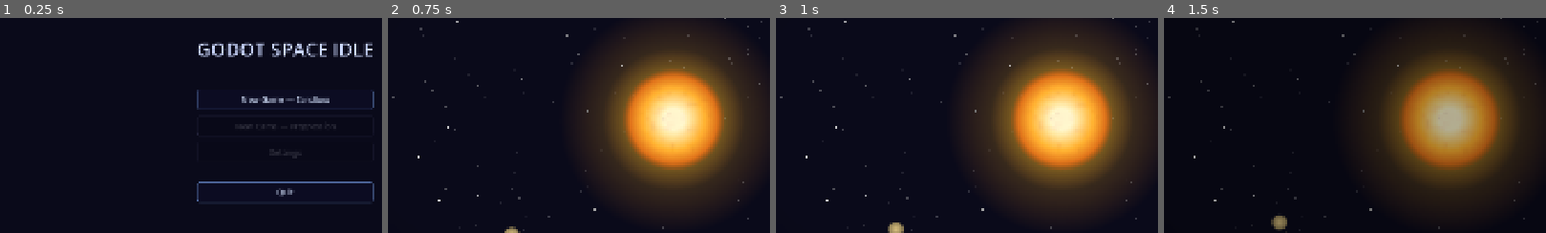
Above: before the commit, frames 1-4 (left to right).
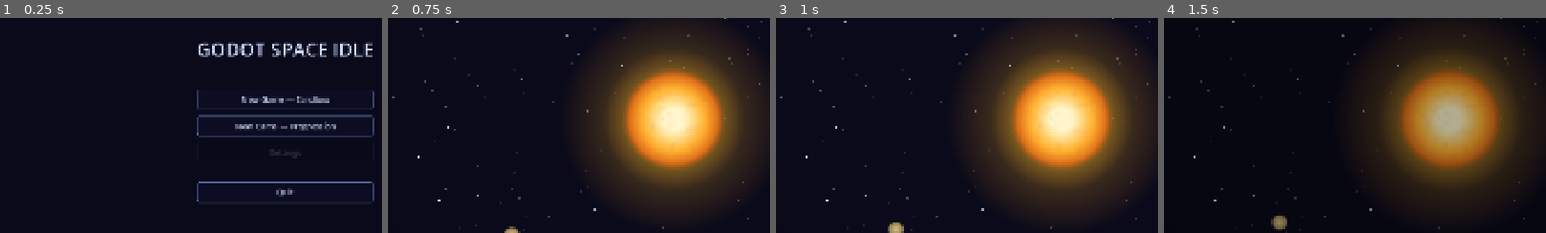
Above: after the commit, the same moments.

Repository: avantgardian/godot-space-idle
Game: Godot game, scene res://scenes/main_menu.tscn
Same seed, same stepped clock (60 frames per second), same inputs: the game is played once before the commit and once after it.
Inputs:
- Up to frame 1 (0.25 s): no input
- Up to frame 2 (0.75 s): click "New Game — Sandbox" at 0.5 s
- Up to frame 3 (1 s): no input
- Up to frame 4 (1.5 s): click "Pause" at 1.25 s
The pictures show only the part of the screen within x 13-63%, y 26-76%; the shares and areas given below are measured in that part.

The runs differ from the first frame. In frame 1, 1.7% of the frame differs, in the area x 51-98%, y 44-56%; in frame 2, nothing differs; in frame 3, nothing differs; in frame 4, nothing differs.

Commit message:
Add progression game mode — sun-only start (#68)
- New scripts/progression.gd: stripped-down controller with sun click,
  camera pan/zoom, star field parallax, mass label — no planets
- New scenes/progression.tscn: minimal scene with Sun, Camera2D,
  StarField, ImpactFX, UI (mass label, event log, pause button)
- Reuses sun.gd, camera_controller.gd, star_field.gd, event_log.gd,
  impact_fx.gd, pause_button.gd — zero code duplication
- Enable 'New Game - Progression' button in main menu

Diff:
--- a/scenes/main_menu.tscn
+++ b/scenes/main_menu.tscn
@@ -38,7 +38,6 @@
 
 [node name="ProgressionBtn" type="Button" parent="CenterContainer/MenuContainer"]
 text = "New Game — Progression"
-disabled = true
 
 [node name="SettingsBtn" type="Button" parent="CenterContainer/MenuContainer"]
 text = "Settings"
--- /dev/null
+++ b/scenes/progression.tscn
@@ -0,0 +1,39 @@
+[gd_scene format=3]
+
+[ext_resource type="Script" path="res://scripts/progression.gd" id="1"]
+[ext_resource type="Script" path="res://scripts/camera_controller.gd" id="2"]
+[ext_resource type="Script" path="res://scripts/star_field.gd" id="3"]
+[ext_resource type="Script" path="res://scripts/sun.gd" id="4"]
+[ext_resource type="Script" path="res://scripts/event_log.gd" id="5"]
+[ext_resource type="Script" path="res://scripts/impact_fx.gd" id="6"]
+[ext_resource type="Script" path="res://scripts/pause_button.gd" id="7"]
+
+[node name="Progression" type="Node2D"]
+script = ExtResource("1")
+
+[node name="Camera2D" type="Camera2D" parent="."]
+script = ExtResource("2")
+
+[node name="StarField" type="Node2D" parent="."]
+script = ExtResource("3")
+
+[node name="Sun" type="Sprite2D" parent="."]
+script = ExtResource("4")
+
+[node name="ImpactFX" type="Node" parent="."]
+script = ExtResource("6")
+
+[node name="UI" type="CanvasLayer" parent="."]
+
+[node name="MassLabel" type="Label" parent="UI"]
+offset_left = 16.0
+offset_top = 16.0
+theme_override_colors/font_color = Color(0.8, 0.8, 0.85, 1)
+theme_override_font_sizes/font_size = 18
+text = "M☉ = 1.000"
+
+[node name="EventLog" type="Node" parent="UI"]
+script = ExtResource("5")
+
+[node name="PauseButton" type="Button" parent="UI"]
+script = ExtResource("7")
--- a/scripts/main_menu.gd
+++ b/scripts/main_menu.gd
@@ -18,6 +18,7 @@
 		_style_button(btn)
 
 	$CenterContainer/MenuContainer/SandboxBtn.pressed.connect(_on_sandbox_pressed)
+	$CenterContainer/MenuContainer/ProgressionBtn.pressed.connect(_on_progression_pressed)
 	$CenterContainer/MenuContainer/QuitBtn.pressed.connect(_on_quit_pressed)
 
 func _style_button(btn: Button):
@@ -97,5 +98,8 @@
 func _on_sandbox_pressed():
 	get_tree().change_scene_to_file("res://scenes/main.tscn")
 
+func _on_progression_pressed():
+	get_tree().change_scene_to_file("res://scenes/progression.tscn")
+
 func _on_quit_pressed():
 	get_tree().quit()
--- /dev/null
+++ b/scripts/progression.gd
@@ -0,0 +1,48 @@
+extends Node2D
+
+@export var star_seed: int = 42
+
+const BG_COLOR := Color(0x0a / 255.0, 0x0a / 255.0, 0x1a / 255.0)
+
+var sun_mass: float = 1.0
+var _mass_label: Label
+
+func _ready():
+	RenderingServer.set_default_clear_color(BG_COLOR)
+	$StarField.generate(star_seed, $Camera2D.min_zoom)
+	$Sun.generate()
+	_mass_label = $UI/MassLabel as Label
+	($UI as CanvasLayer).layer = 2
+
+func _process(_delta):
+	$Sun.mass = sun_mass
+
+	if _mass_label:
+		_mass_label.text = "M☉ = %.7f" % sun_mass
+
+	$StarField.update_parallax($Camera2D.position, $Camera2D.zoom.x)
+	$StarField.set_blur($Camera2D.get_blur_amount())
+
+func _unhandled_input(event):
+	if event is InputEventMouseButton and event.pressed:
+		var sun_screen: Vector2 = $Camera2D.get_canvas_transform() * $Sun.position
+		var on_sun: bool = sun_screen.distance_to(event.position) < 60.0
+		if event.button_index == MOUSE_BUTTON_LEFT and on_sun:
+			sun_mass += 0.1
+			return
+
+		if event.button_index == MOUSE_BUTTON_LEFT or event.button_index == MOUSE_BUTTON_MIDDLE:
+			$Camera2D.start_drag(event.position)
+
+	if event is InputEventMouseButton and not event.pressed:
+		if event.button_index == MOUSE_BUTTON_LEFT or event.button_index == MOUSE_BUTTON_MIDDLE:
+			$Camera2D.end_drag()
+
+	if event is InputEventMouseMotion and (Input.is_mouse_button_pressed(MOUSE_BUTTON_LEFT) or Input.is_mouse_button_pressed(MOUSE_BUTTON_MIDDLE)):
+		$Camera2D.update_drag(event.position)
+
+	if event is InputEventKey and event.pressed and not event.echo:
+		if event.keycode == KEY_EQUAL:
+			$Camera2D.zoom_in()
+		elif event.keycode == KEY_MINUS:
+			$Camera2D.zoom_out()
Not shown, added: scripts/progression.gd.uid
